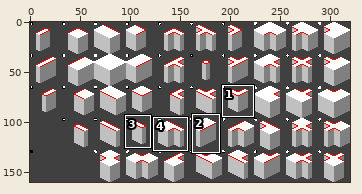
Pixel-art file -- tilesets/templates/full_templates/f_thin_transparent_template.aseprite. Above, an overview of the earlier version with the close-up marked.
Close-up. Old version:
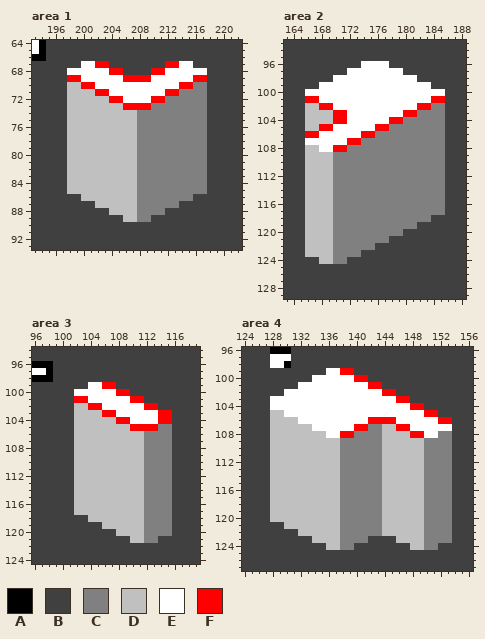
320x160 pixels, 1 frame. Shown: area 1: x 193..222, y 64..93; area 2: x 163..188, y 93..129; area 3: x 96..119, y 94..124; area 4: x 124..156, y 96..127. The commit also changed other parts of the picture, which this record leaves out.
Palette (. is transparent): A #000000  B #404040  C #808080  D #c0c0c0  E #ffffff  F #ff0000
The same view after the edit:
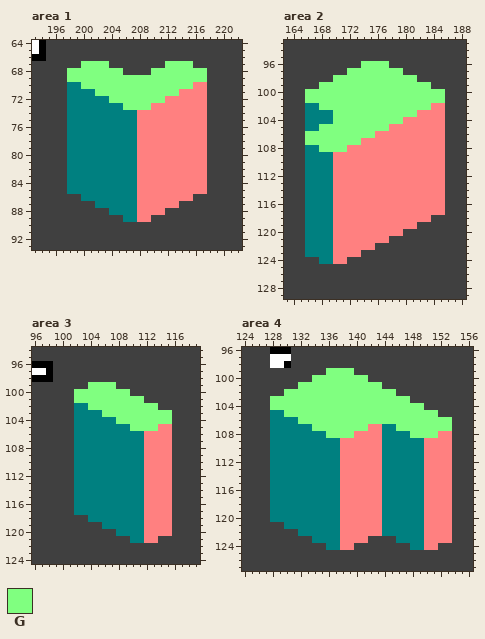
Colours new in this view: G #80ff80
Change:
layer "Normals" added
layer "Edges" now hidden
Colour C changes from #808080 to #ff8080.
Colour D changes from #c0c0c0 to #008080.
Area 1:
The edit turns colour E into colour G in row 67 at x 200 to 201 and 214 to 215; in row 68 at x 198 to 203 and 212 to 217; in row 69 at x 200 to 205 and 210 to 215; in row 70 at x 202 to 213; in row 71 at x 204 to 211; in row 72 at x 206 to 209.
The edit turns colour F into colour G in row 67 at x 202 to 203 and 212 to 213; in row 68 at x 204 to 205 and 210 to 211; in row 69 at x 198 to 199, 206 to 209 and 216 to 217; in row 70 at x 200 to 201 and 214 to 215; in row 71 at x 202 to 203 and 212 to 213; in row 72 at x 204 to 205 and 210 to 211.
The edit turns colour F into colour G in row 73 at x 206 to 209.
Area 2:
The edit turns colour E into colour G in row 96 at x 174 to 177; in row 97 at x 172 to 179; in row 98 at x 170 to 181; in row 99 at x 168 to 183; in row 100 at x 166 to 185; in row 101 at x 168 to 183.
The edit turns colour E into colour G in row 102 at x 170 to 181; in row 103 at x 172 to 179; in row 104 at x 172 to 177; in row 105 at x 170 to 175; in row 106 at x 168 to 173; in row 107 at x 166 to 171.
The edit turns colour E into colour G in row 108 at x 168 to 169.
The edit turns colour F into colour G in row 101 at x 166 to 167 and 184 to 185; in row 102 at x 168 to 169 and 182 to 183; in row 103 at x 170 to 171 and 180 to 181; in row 104 at x 170 to 171 and 178 to 179; in row 105 at x 168 to 169 and 176 to 177; in row 106 at x 166 to 167 and 174 to 175.
The edit turns colour F into colour G in row 107 at x 172 to 173; in row 108 at x 170 to 171.
Area 3:
The edit turns colour E into colour G in row 99 at x 104 to 105; in row 100 at x 102 to 107; in row 101 at x 104 to 109; in row 102 at x 106 to 111; in row 103 at x 108 to 113; in row 104 at x 110 to 113.
The edit turns colour F into colour G in row 99 at x 106 to 107; in row 100 at x 108 to 109; in row 101 at x 102 to 103 and 110 to 111; in row 102 at x 104 to 105 and 112 to 113; in row 103 at x 106 to 107 and 114 to 115; in row 104 at x 108 to 109 and 114 to 115.
The edit turns colour F into colour G in row 105 at x 110 to 113.
Area 4:
The edit turns colour E into colour G in row 99 at x 136 to 137; in row 100 at x 134 to 139; in row 101 at x 132 to 141; in row 102 at x 130 to 143; in row 103 at x 128 to 145; in row 104 at x 128 to 147.
The edit turns colour E into colour G in row 105 at x 130 to 149; in row 106 at x 132 to 141 and 146 to 151; in row 107 at x 134 to 139 and 148 to 153; in row 108 at x 136 to 137 and 150 to 151.
The edit turns colour F into colour G in row 99 at x 138 to 139; in row 100 at x 140 to 141; in row 101 at x 142 to 143; in row 102 at x 144 to 145; in row 103 at x 146 to 147; in row 104 at x 148 to 149.
The edit turns colour F into colour G in row 105 at x 150 to 151; in row 106 at x 142 to 145 and 152 to 153; in row 107 at x 140 to 141 and 146 to 147; in row 108 at x 138 to 139 and 148 to 149.
